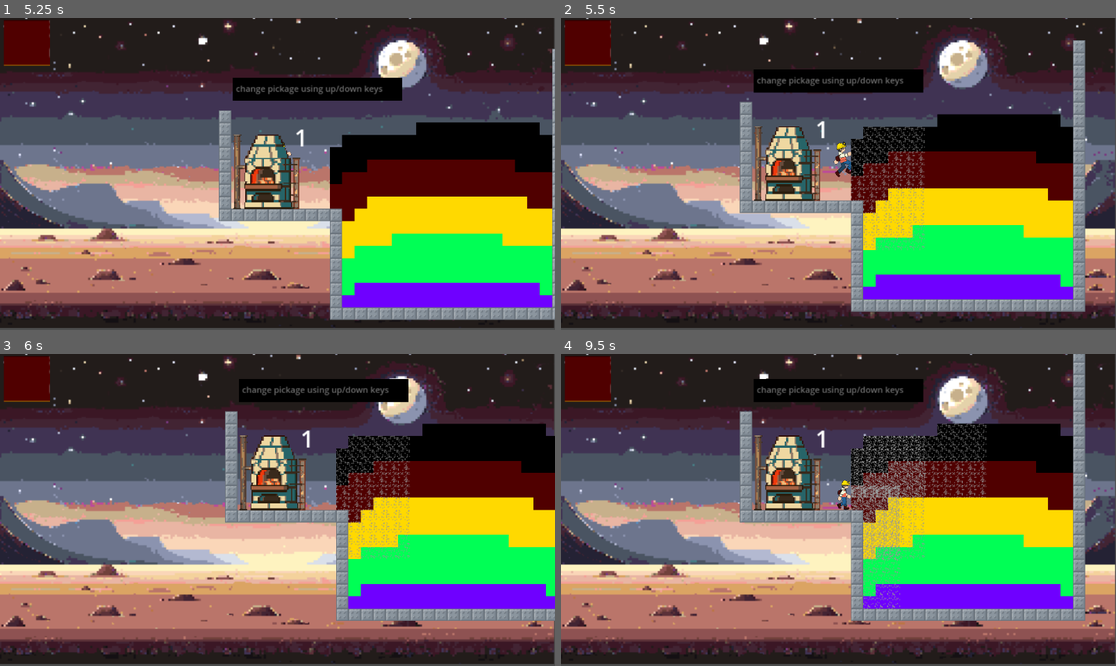
Above: before the commit, frames 1-4 (two rows, left to right).
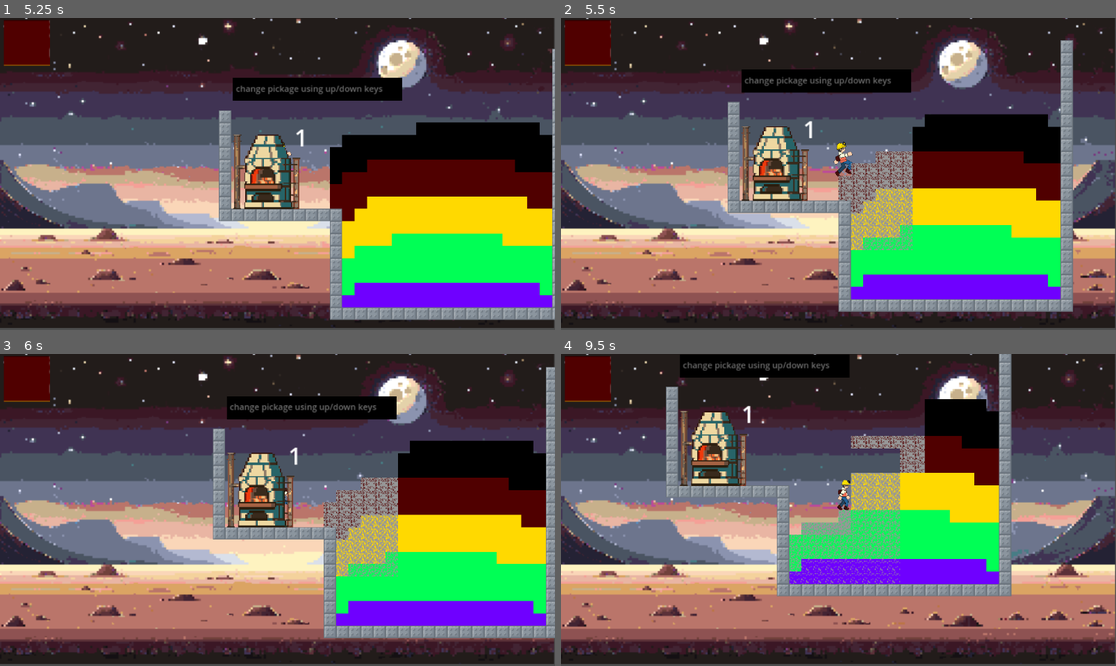
Above: after the commit, the same moments.

Repository: kangurm/Blockbuster
Game: Godot game, scene res://scenes/grid-test.tscn
The game is run twice, just before and just after one commit, with the same random seed, the same clock (stepped at 60 frames per second) and the same inputs.
Inputs (mouse positions are in pixels of both pictures, inside the frame that each line leads up to):
- Up to frame 1 (5.25 s): tap Enter (enter) at 0.5 s; move the mouse to (399, 158) at 0.52 s; hold Enter (enter) 0.53-1.28 s; hold Right (ui_right) 0.53-2.03 s; click (399, 158) at 0.67 s; tap Up (mv_up) at 0.77, 1.52, 3.02, 3.77, 4.52 s; move the mouse to (166, 189) at 1.27 s; click (166, 189) at 1.35 s; move the mouse to (333, 105) at 2.02 s; hold Left (ui_left) 2.03-2.78 s; hold Enter (enter) 2.03-2.78 s; click (333, 105) at 2.17 s; move the mouse to (249, 236) at 2.77 s; hold Right (ui_right) 2.78-4.28 s; click (249, 236) at 2.85 s; move the mouse to (444, 220) at 3.52 s; hold Enter (enter) 3.53-4.28 s; click (444, 220) at 3.67 s; move the mouse to (111, 127) at 4.27 s; hold Left (ui_left) 4.28-5.03 s; click (111, 127) at 4.35 s; tap Space at 5 s; move the mouse to (305, 174) at 5.02 s; hold Right (ui_right) from 5.03 s (still down); hold Enter (enter) from 5.03 s (still down); click (305, 174) at 5.17 s
- Up to frame 2 (5.5 s): keep holding Right (ui_right); keep holding Enter (enter)
- Up to frame 3 (6 s): move the mouse to (194, 432) at 5.77 s; release Right (ui_right) at 5.78 s; release Enter (enter) at 5.78 s; hold Left (ui_left) from 5.78 s (still down); click (194, 432) at 5.85 s
- Up to frame 4 (9.5 s): tap Up (mv_up) at 6.02, 6.77, 7.52, 9.02 s; tap Enter (enter) at 6.5 s; move the mouse to (960, 494) at 6.52 s; hold Enter (enter) 6.53-7.28 s; click (960, 494) at 6.67 s; move the mouse to (727, 525) at 7.27 s; release Left (ui_left) at 7.28 s; hold Right (ui_right) from 7.28 s (still down); click (727, 525) at 7.35 s; move the mouse to (894, 441) at 8.02 s; hold Enter (enter) 8.03-8.78 s; click (894, 441) at 8.17 s; move the mouse to (810, 572) at 8.77 s; click (810, 572) at 8.85 s

Frame 1 is identical in both runs. In frame 2, 14% of the frame differs, in the area x 30-95%, y 7-95%; in frame 3, 27%; in frame 4, 38%, in the area x 18-95%, y 0-86%.

Commit message:
different tiers break blocks at different speeds

Diff:
--- a/scenes/TileMap.gd
+++ b/scenes/TileMap.gd
@@ -17,11 +17,12 @@
 func break_block(event, tile_atlas_coord, tile_mouse_pos):
 	var coordX = tile_atlas_coord.x
 	var coordY = tile_atlas_coord.y
+	var damage = tier - coordY +1
 	print('tier:', tier)
 	print('y coord:',coordY)
 	if tier >=coordY:
-		if coordX < 4 && coordX > -1:
-			set_cell(0, tile_mouse_pos,1, Vector2i(coordX+1, coordY))
+		if coordX + damage < 5 && coordX > -1:
+			set_cell(0, tile_mouse_pos,1, Vector2i(coordX+damage, coordY))
 		else:
 			if coordY == 4:
 				block_inv['dirt'] += 1
